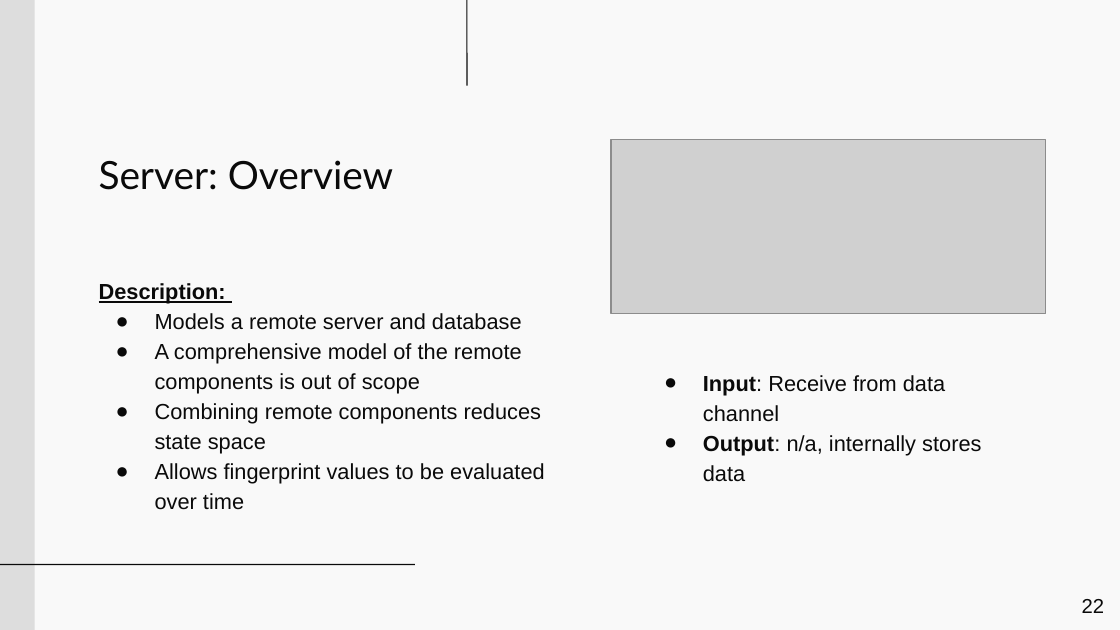
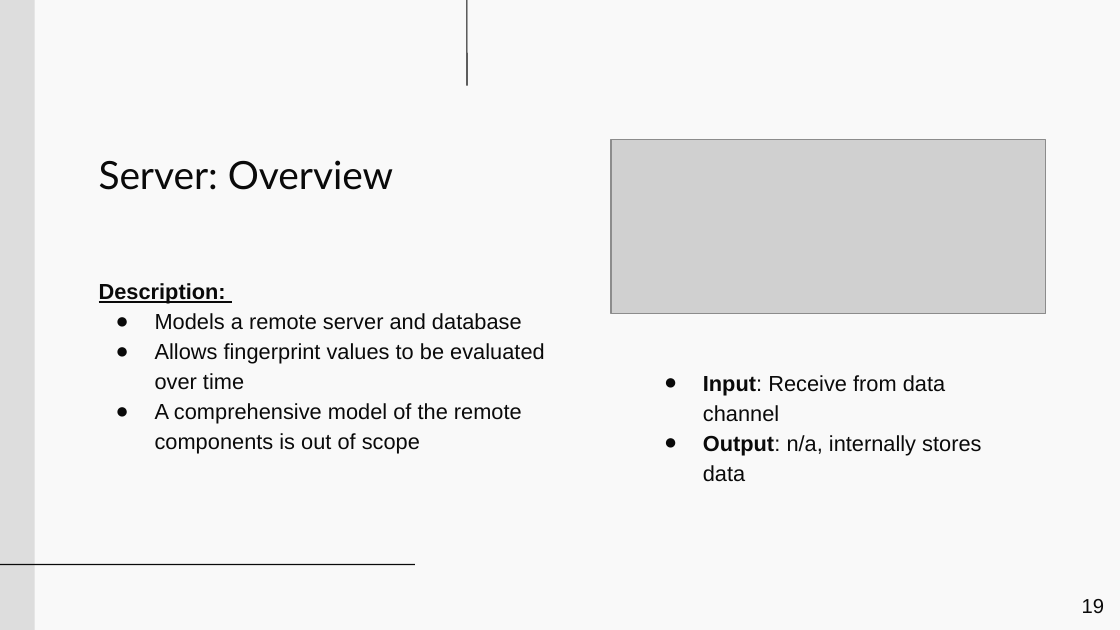
Before and after one commit to nathan-joslin/BrowserFingerprintingFormalization, a slide deck: slide 19 of presentation/NordSec2024.odp (slide 22 before the commit). Drawn at 1120x630 pixels with LibreOffice and Linux fonts; fonts in the diff are those of the drawing; grey boxes stand for pictures. Boxes give left, top, right and bottom in pixels: in the first picture for what was removed or moved away, otherwise in the second. Text is boxed around its words. In the diff, an @@ line names an element or a change of style, - is before the commit and + after.

Commit message:
update presentation

```diff
--- a/presentation/NordSec2024.odp
+++ b/presentation/NordSec2024.odp
@@ subtitle at <box>155,343,545,390</box>: paragraph added @@
+● Allows fingerprint values to be evaluated over time
@@ subtitle at <box>155,403,545,484</box>: paragraphs removed @@
-● Combining remote components reduces state space
-● Allows fingerprint values to be evaluated over time
@@ page number at <box>1082,599,1104,613</box>: text changed @@
-22
+19
```
Also in this commit, not shown: 7 other slides changed, 5 slides added, 3 slides removed, 6 other files.
